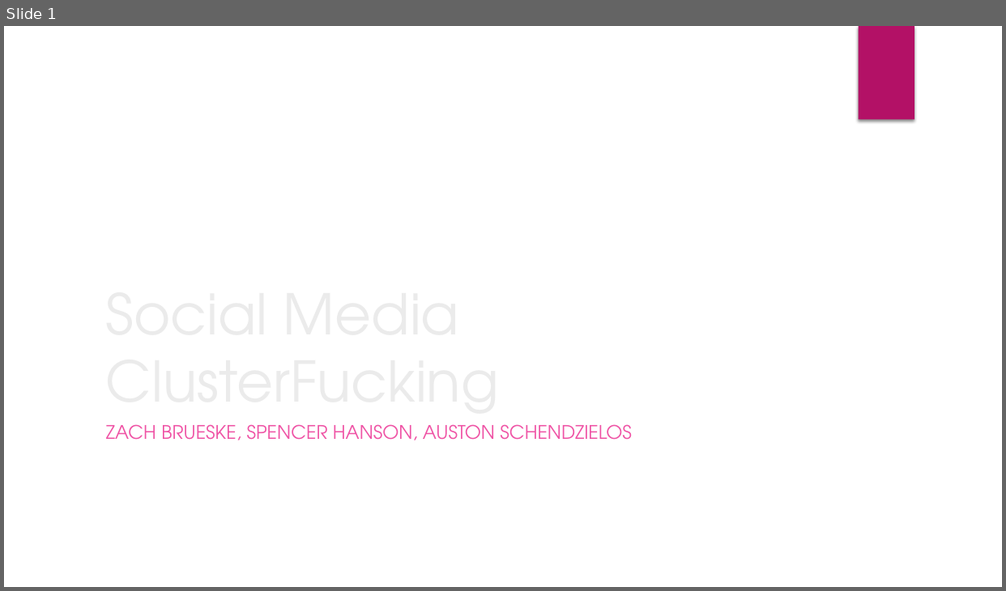
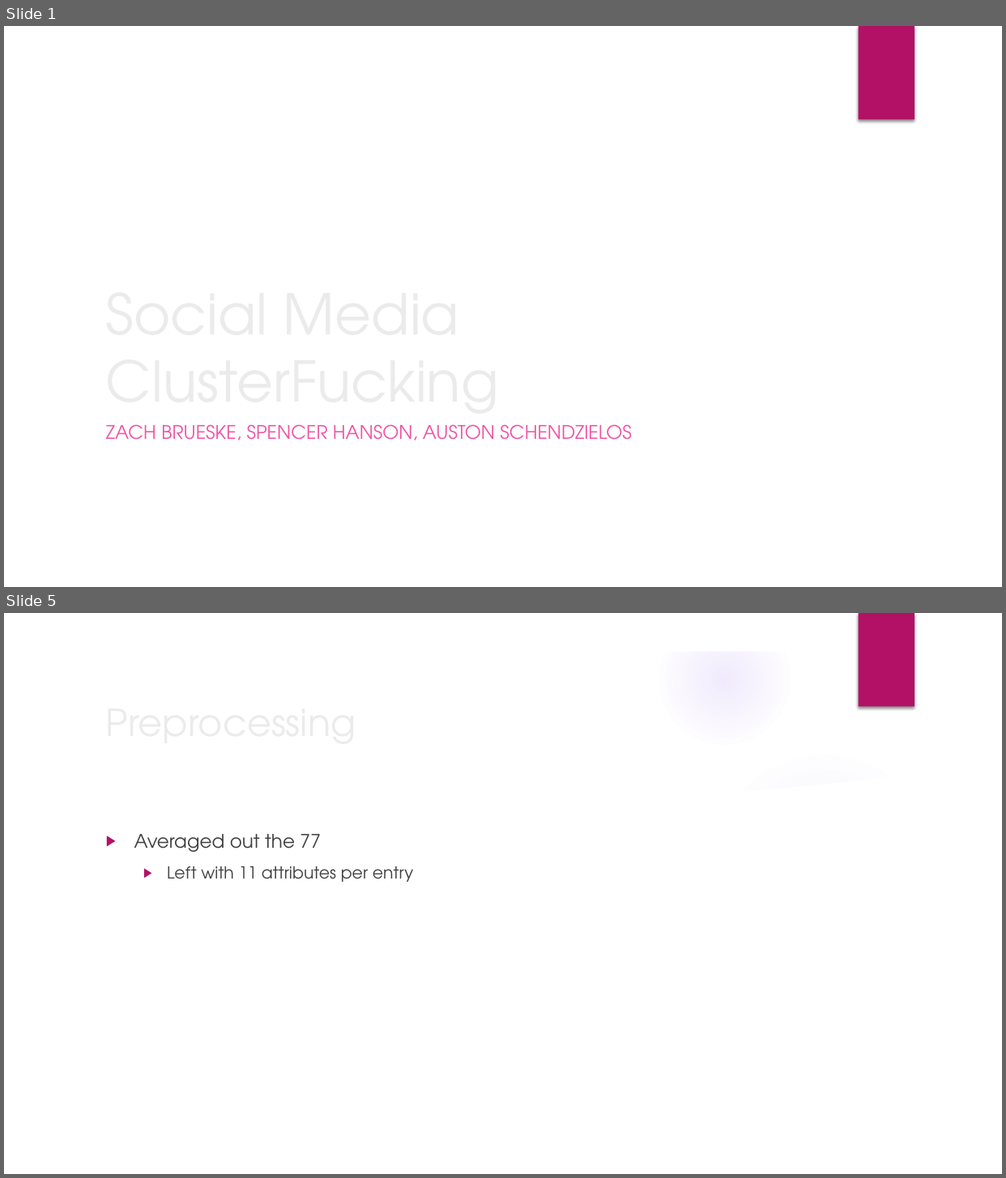
Before and after one commit to Austhyma/DataMining_Project, a slide deck: FinalPresentation.pptx. Shown one above the other, each under a label of ours: slide 1 before the commit, slides 1 and 5 after it; the slides between them are not shown. The pictures are 1006x591 and 1006x1178 pixels, drawn with LibreOffice and Linux fonts; fonts in the diff are those of the drawing; background and template pictures are left out. Boxes give left, top, right and bottom in pixels: in the first picture for what was removed or moved away, otherwise in the second. Text is boxed around its words. In the diff, an @@ line names an element or a change of style, - is before the commit and + after.

```diff
--- a/FinalPresentation.pptx
+++ b/FinalPresentation.pptx
@@ slide 5 added at (x1=4, y1=613, x2=1002, y2=1174), background picture (left out); not listed: 1 template element that a slide beside it also shows @@
@@ group added at (x1=4, y1=613, x2=1002, y2=1174): 5 ellipses, 3 freeform shapes @@
@@ title added at (x1=98, y1=692, x2=816, y2=750), 36 pt, text #EBEBEB @@
+Preprocessing
@@ text added at (x1=134, y1=834, x2=413, y2=882), 16 pt, text #404040 @@
+▶ Averaged out the 77
+  ▶ Left with 11 attributes per entry
```
Also in this commit, not shown: 1 slide changed, 3 other slides added, 2 slides removed, 11 other files.
